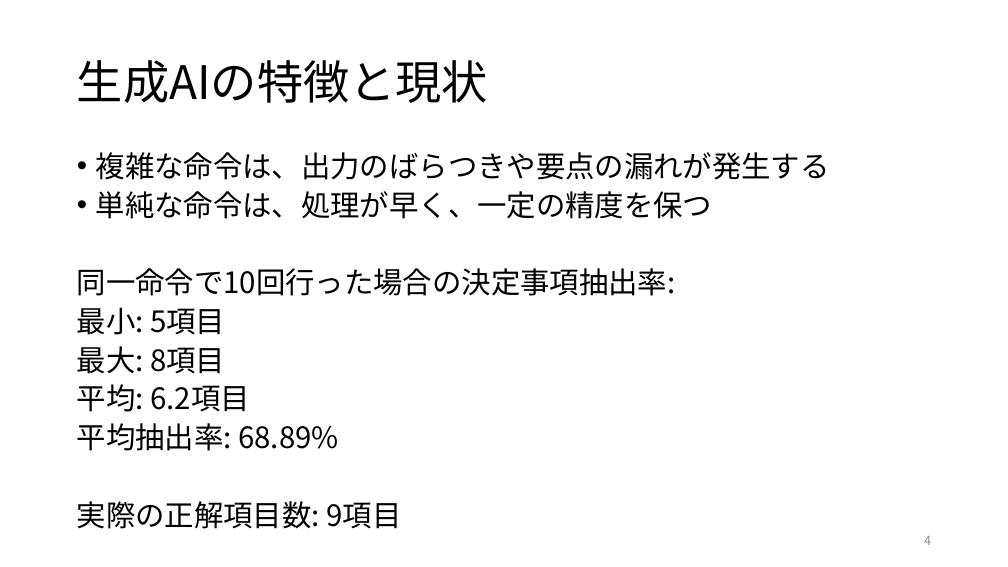
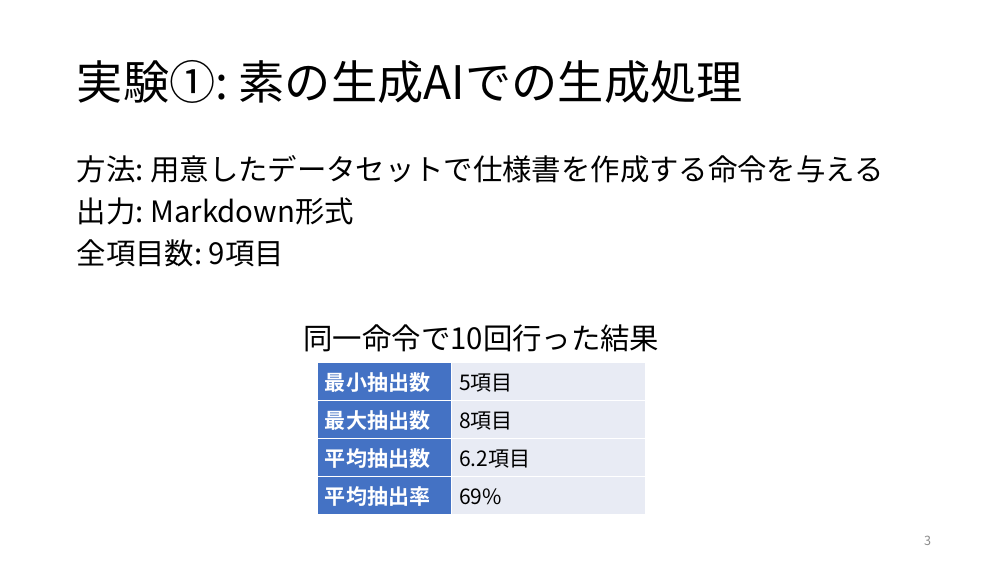
Before and after one commit to RyutoIida/edu, a slide deck: slide 3 of paper/卒論.pptx (slide 4 before the commit). Drawn at 1008x567 pixels with LibreOffice and Linux fonts; fonts in the diff are those of the drawing. Boxes give left, top, right and bottom in pixels: in the first picture for what was removed or moved away, otherwise in the second. Text is boxed around its words. In the diff, an @@ line names an element or a change of style, - is before the commit and + after.

```diff
--- a/paper/卒論.pptx
+++ b/paper/卒論.pptx
@@ title at (x1=77, y1=60, x2=743, y2=103): text changed @@
-生成AIの特徴と現状
+実験①: 素の生成AIでの生成処理
@@ text at (x1=77, y1=155, x2=883, y2=352): text changed @@
-• 複雑な命令は、出力のばらつきや要点の漏れが発生する
-• 単純な命令は、処理が早く、一定の精度を保つ
-同一命令で10回行った場合の決定事項抽出率:
-最小: 5項目
-最大: 8項目
-平均: 6.2項目
-平均抽出率: 68.89%
-実際の正解項目数: 9項目
+方法: 用意したデータセットで仕様書を作成する命令を与える
+出力: Markdown形式
+全項目数: 9項目
+同一命令で10回行った結果
@@ table added at (x1=318, y1=362, x2=646, y2=510), 4 rows, 2 columns @@
+最小抽出数 | 5項目
+最大抽出数 | 8項目
+平均抽出数 | 6.2項目
+平均抽出率 | 69%
@@ page number at (x1=924, y1=536, x2=931, y2=545): text changed @@
-4
+3
```
Also in this commit, not shown: 7 other slides changed, 7 slides added, 4 slides removed.
